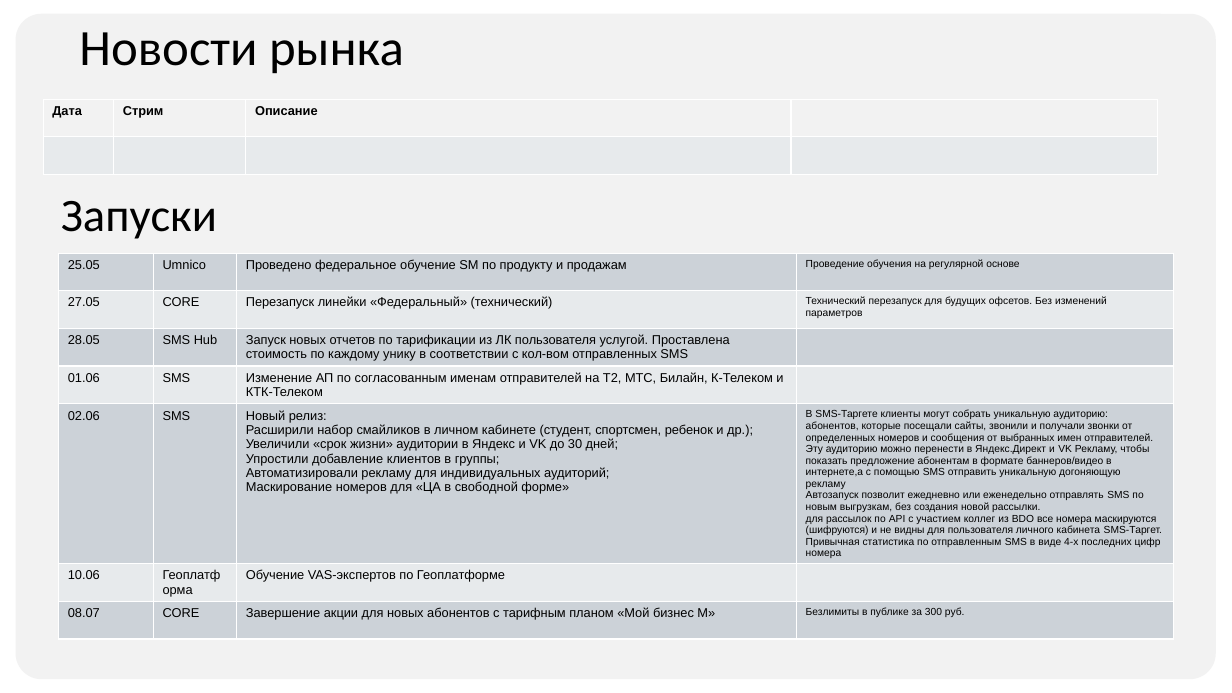
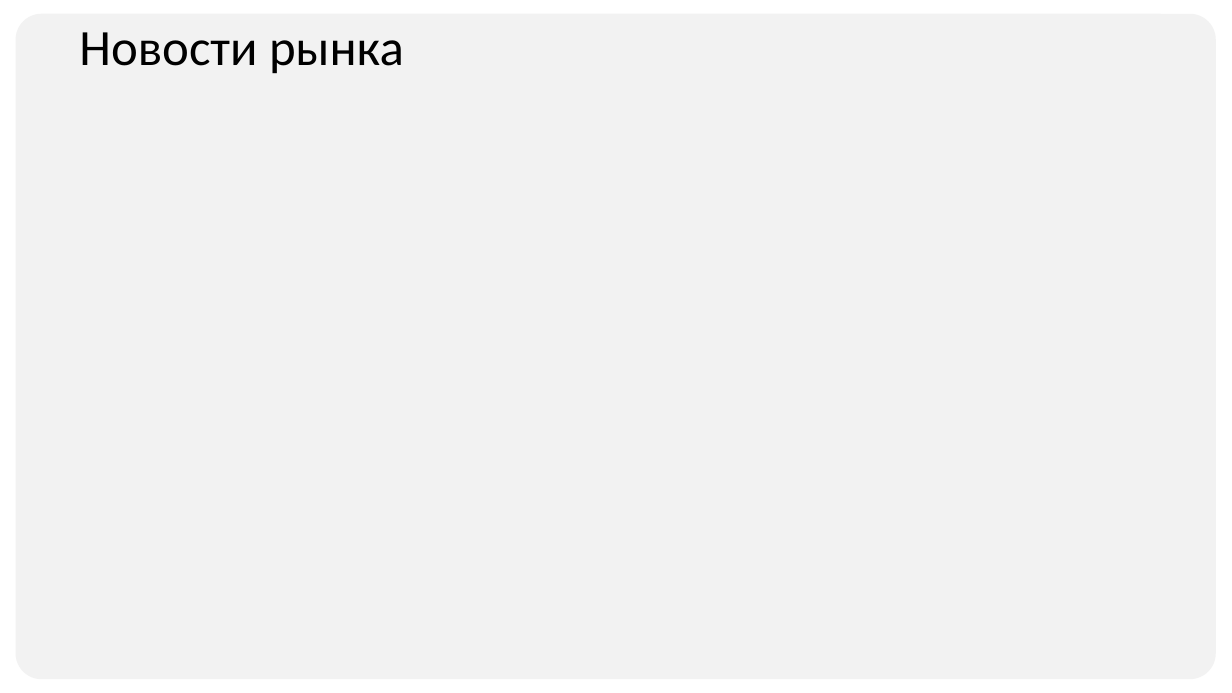
Before and after one commit to volchonok16/reporting, a slide deck: slide 1 of backend/assets/b2b_product_status_template.pptx. Drawn at 1232x693 pixels with LibreOffice and Linux fonts; fonts in the diff are those of the drawing. Boxes give left, top, right and bottom in pixels: in the first picture for what was removed or moved away, otherwise in the second. Text is boxed around its words. In the diff, an @@ line names an element or a change of style, - is before the commit and + after.

```diff
--- a/backend/assets/b2b_product_status_template.pptx
+++ b/backend/assets/b2b_product_status_template.pptx
@@ table removed at bbox=[43, 99, 1158, 174], 2 rows, 4 columns @@
-Дата | Стрим | Описание | 
- |  |  | 
@@ text removed at bbox=[61, 201, 217, 239] @@
-Запуски
@@ table removed at bbox=[58, 253, 1173, 671], 7 rows, 4 columns @@
-25.05 | Umnico | Проведено федеральное обучение SM по продукту и продажам | Проведение обучения на регулярной основе
-27.05 | CORE | Перезапуск линейки «Федеральный» (технический) | Технический перезапуск для будущих офсетов. Без изменений параметров
-28.05 | SMS Hub | Запуск новых отчетов по тарификации из ЛК пользователя услугой. Проставлена стоимость по каждому унику в соответствии с кол-вом отправленных SMS | 
-01.06 | SMS | Изменение АП по согласованным именам отправителей на Т2, МТС, Билайн, К-Телеком и КТК-Телеком | 
-02.06 | SMS | Новый релиз: / Расширили набор смайликов в личном кабинете (студент, спортсмен, ребенок и др.); / Увеличили «срок жизни» аудитории в Яндекс и VK до 30 дней; / Упростили добавление клиентов в группы; / Автоматизировали рекламу для индивидуальных аудиторий; / Маскирование номеров для «ЦА в свободной форме» | В SMS-Таргете клиенты могут собрать уникальную аудиторию: абонентов, которые посещали сайты, звонили и получали звонки от определенных номеров и сообщения от выбранных имен отправителей. Эту аудиторию можно перенести в Яндекс.Директ и VK Рекламу, чтобы показать предложение абонентам в формате баннеров/видео в интернете,а с помощью SMS отправить уникальную догоняющую рекламу / Автозапуск позволит ежедневно или еженедельно отправлять SMS по новым выгрузкам, без создания новой рассылки. / для рассылок по API с участием коллег из BDO все номера маскируются (шифруются) и не видны для пользователя личного кабинета SMS-Таргет. Привычная статистика по отправленным SMS в виде 4-х последних цифр номера
-10.06 | Геоплатформа | Обучение VAS-экспертов по Геоплатформе | 
-08.07 | CORE | Завершение акции для новых абонентов с тарифным планом «Мой бизнес M» | Безлимиты в публике за 300 руб.
```
Also in this commit, not shown: 1 other slide changed, 4 other files.
